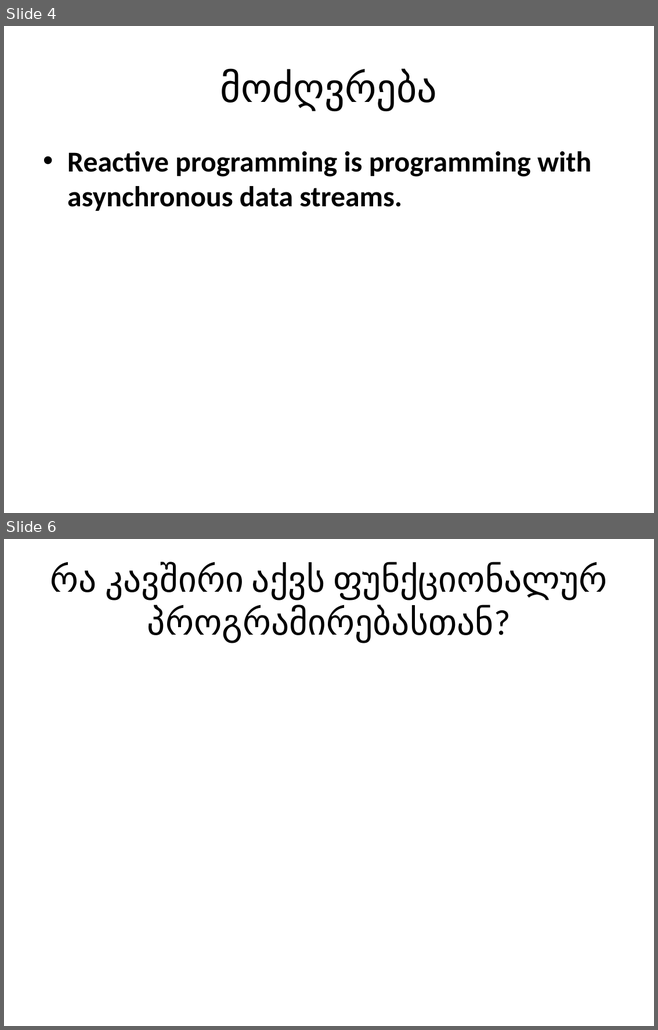
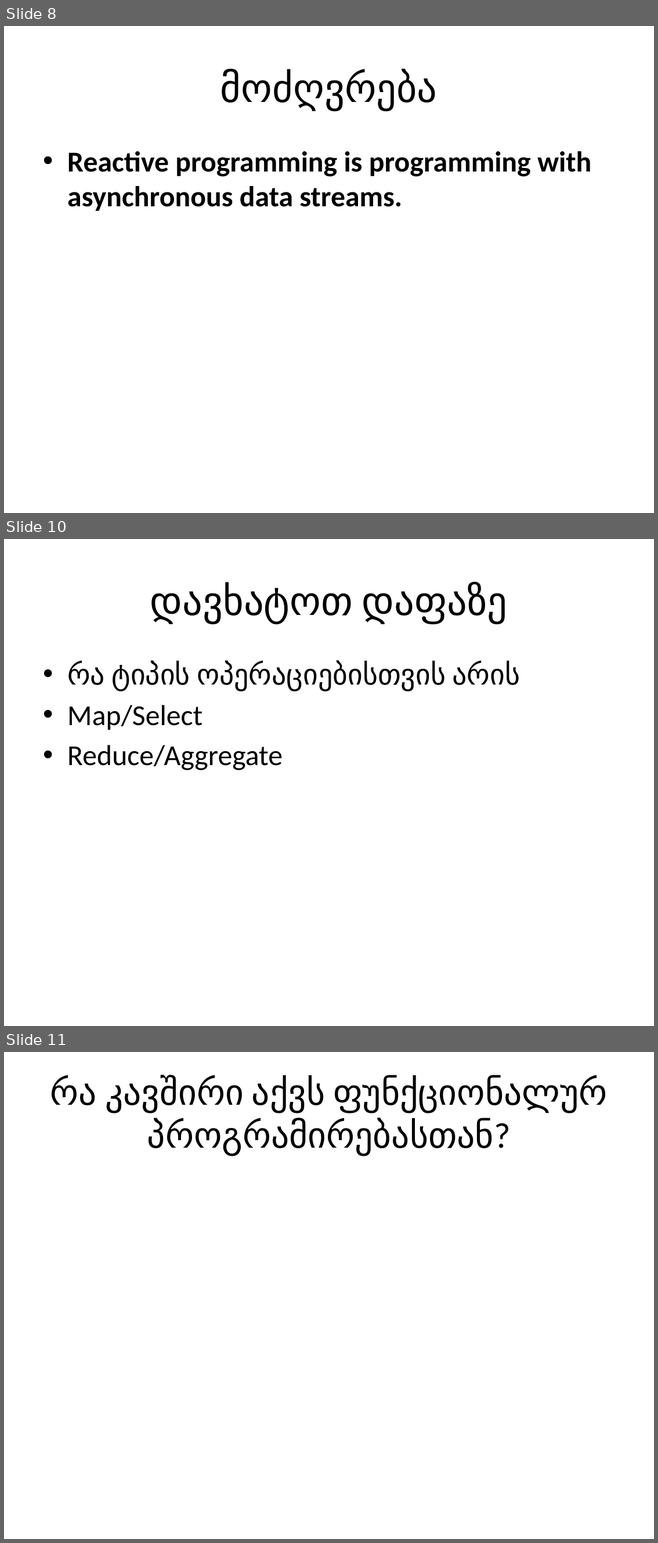
Before and after one commit to AleksandreSukh/RxSeminar, a slide deck: Rx.pptx. Shown one above the other, each under a label of ours: slides 4 and 6 before the commit, slides 8, 10 and 11 after it; the slides between them are not shown. The pictures are 658x1030 and 658x1543 pixels, drawn with LibreOffice and Linux fonts; fonts in the diff are those of the drawing. Boxes give left, top, right and bottom in pixels: in the first picture for what was removed or moved away, otherwise in the second. Text is boxed around its words. In the diff, an @@ line names an element or a change of style, - is before the commit and + after.

```diff
--- a/Rx.pptx
+++ b/Rx.pptx
@@ slide 10 added at (x1=4, y1=539, x2=654, y2=1026), background #FFFFFF @@
@@ title added at (x1=150, y1=583, x2=507, y2=623), 44 pt, text #000000 @@
+დავხატოთ დაფაზე
@@ text added at (x1=67, y1=661, x2=520, y2=770), 32 pt, text #000000 @@
+• რა ტიპის ოპერაციებისთვის არის
+• Map/Select
+• Reduce/Aggregate
@@ what was slide 4 is now slide 8 @@
@@ what was slide 6 is now slide 11 @@
```
Also in this commit, not shown: 1 slide changed, 9 other slides added, 2 slides removed, 1 other file.
